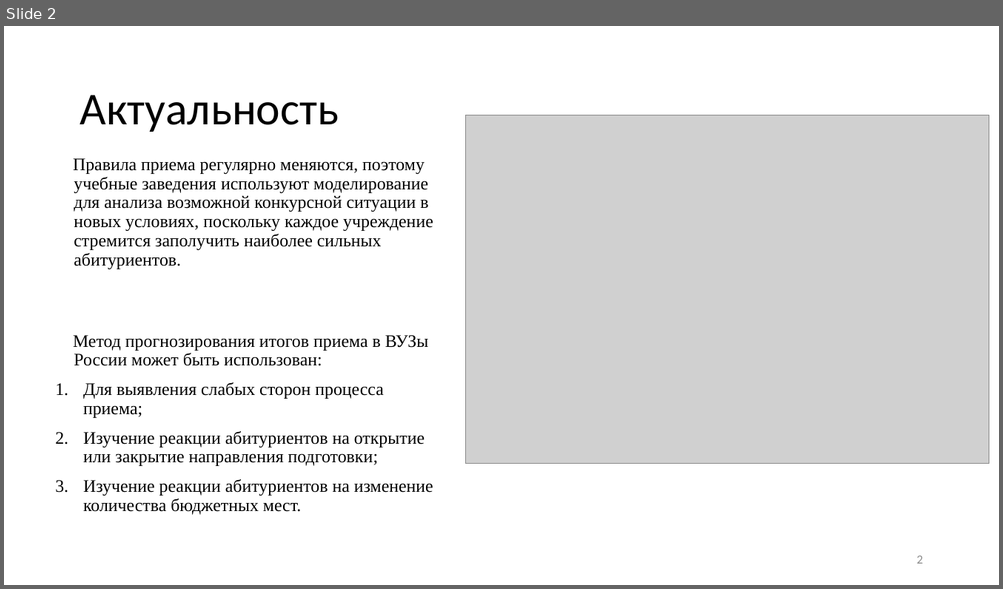
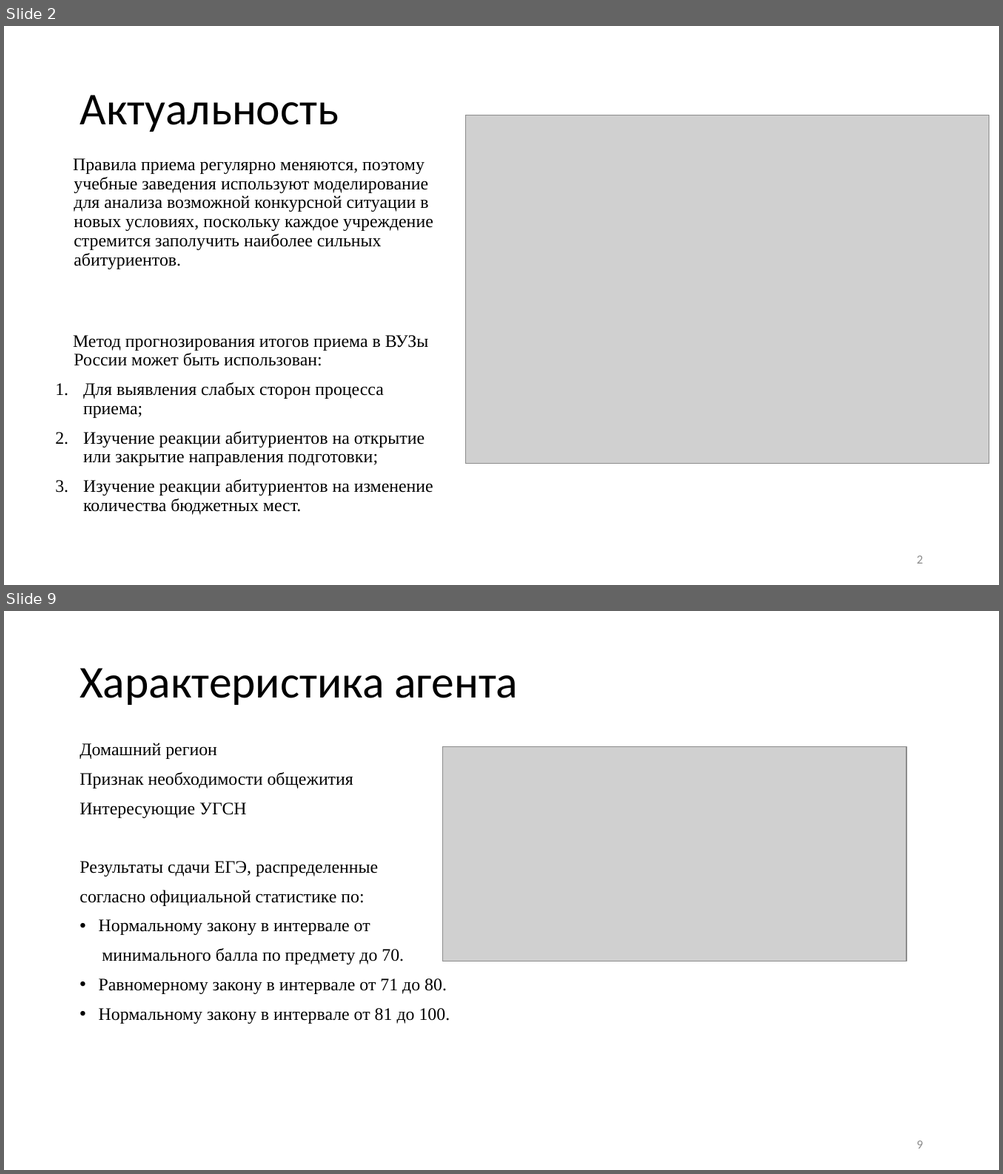
Before and after one commit to 1Bitcoin/scrape-universities-data, a slide deck: tex-diploma-template-main/Метод прогнозирования итогов приёма в вузы России на основе агентного моделирования.pptx. Shown one above the other, each under a label of ours: slide 2 before the commit, slides 2 and 9 after it; the slides between them are not shown. The pictures are 1003x589 and 1003x1174 pixels, drawn with LibreOffice and Linux fonts; fonts in the diff are those of the drawing; grey boxes stand for pictures. Boxes give left, top, right and bottom in pixels: in the first picture for what was removed or moved away, otherwise in the second. Text is boxed around its words. In the diff, an @@ line names an element or a change of style, - is before the commit and + after.

```diff
--- a/tex-diploma-template-main/Метод прогнозирования итогов приёма в вузы России на основе агентного моделирования.pptx
+++ b/tex-diploma-template-main/Метод прогнозирования итогов приёма в вузы России на основе агентного моделирования.pptx
@@ slide 9 added at [4,611,999,1170], background #FFFFFF @@
@@ title added at [79,668,518,705], 44 pt, text #000000 @@
+Характеристика агента
@@ text added at [79,743,450,1024], 17 pt, text #000000 @@
+Домашний регион
+Признак необходимости общежития
+Интересующие УГСН
+Результаты сдачи ЕГЭ, распределенные
+согласно официальной статистике по:
+• Нормальному закону в интервале от
+минимального балла по предмету до 70.
+• Равномерному закону в интервале от 71 до 80.
+• Нормальному закону в интервале от 81 до 100.
@@ picture added at [442,747,906,961] @@
@@ page number added at [916,1141,922,1149], 12 pt, text #8C8C8C @@
+9
```
Also in this commit, not shown: 2 slides changed, 5 other slides added, 4 slides removed, 1 other file.
